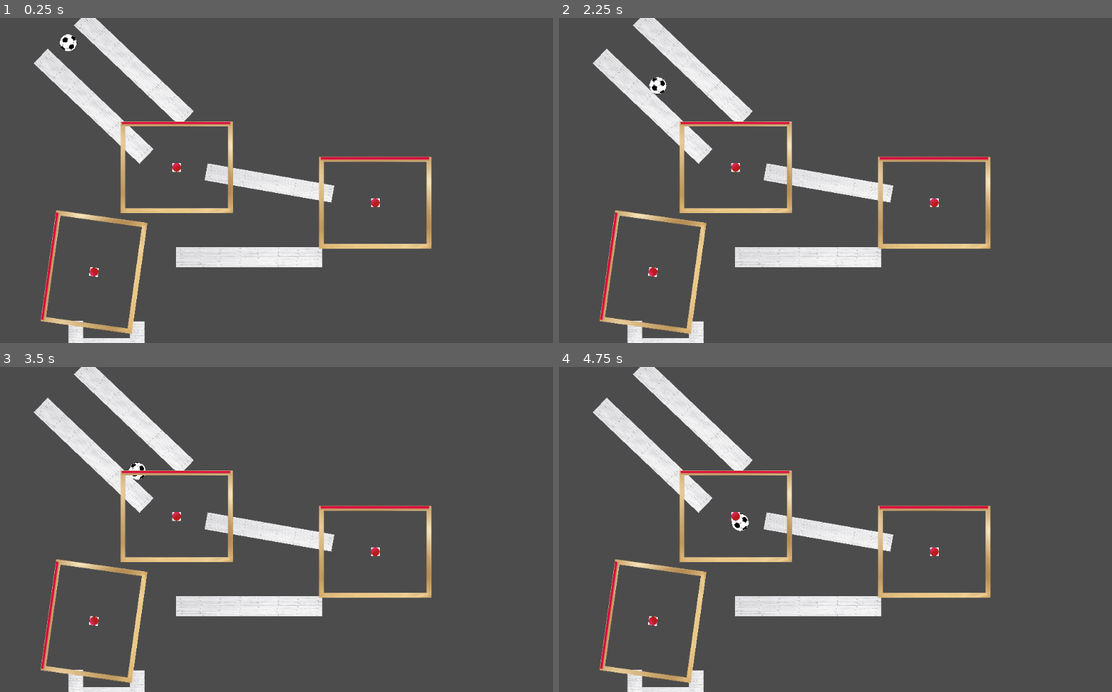
Above: before the commit, frames 1-4 (two rows, left to right).
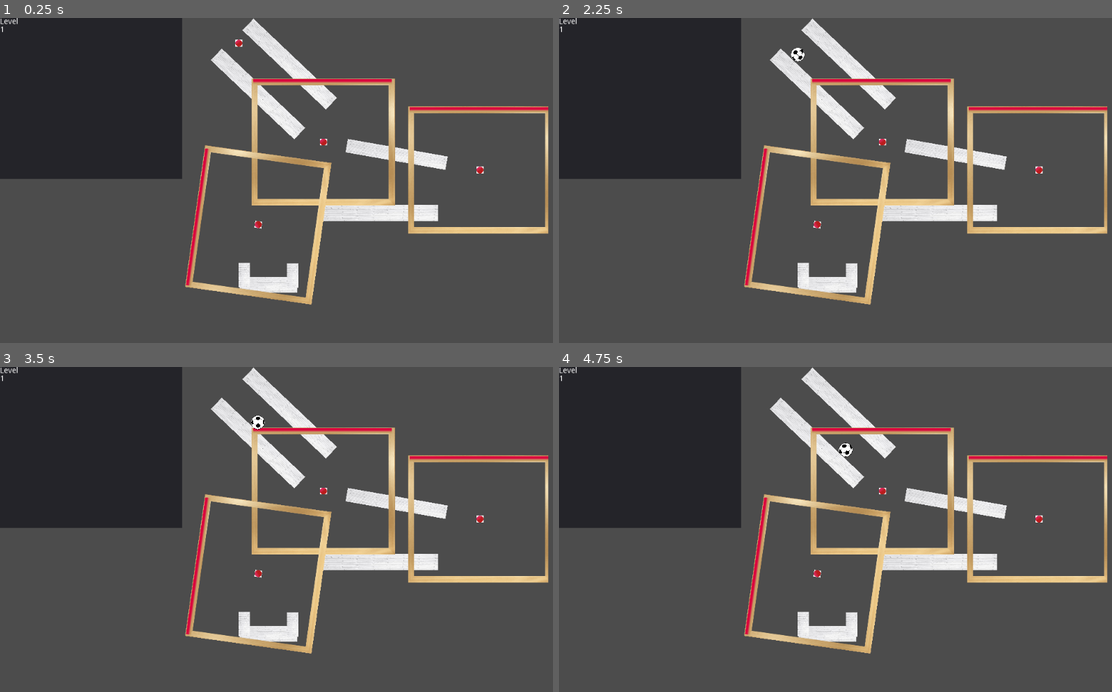
Above: after the commit, the same moments.

Repository: MariusDoe/DropInShapes
Game: Godot game, scene res://UI.tscn
The game is run twice, just before and just after one commit, with the same random seed, the same clock (stepped at 60 frames per second) and the same inputs. Before the commit the project starts from res://Main.tscn.
Inputs (mouse positions are in pixels of both pictures, inside the frame that each line leads up to):
- Up to frame 1 (0.25 s): no input
- Up to frame 2 (2.25 s): move the mouse to (957, 164) at 0.52 s; click (957, 164) at 0.67 s; move the mouse to (724, 196) at 1.27 s; click (724, 196) at 1.42 s; move the mouse to (890, 109) at 2.02 s; click (890, 109) at 2.17 s
- Up to frame 3 (3.5 s): move the mouse to (248, 594) at 2.77 s; click (248, 594) at 2.92 s
- Up to frame 4 (4.75 s): move the mouse to (1006, 578) at 3.52 s; click (1006, 578) at 3.67 s; move the mouse to (669, 480) at 4.27 s; click (669, 480) at 4.42 s

The runs differ from the first frame. In frame 1, 32% of the frame differs, in the area x 0-100%, y 0-100%; in frame 2, 32%; in frame 3, 32%; in frame 4, 32%.
Error after the commit: Invalid get index '0' (on base: 'Array'). (res://Draw.gd:86)

Commit message:
fixed collision of drawn statics, added ball anchor, added proper scaling of anchors

Diff:
--- /dev/null
+++ b/src/Anchor.gd
@@ -0,0 +1,6 @@
+extends Node2D
+
+class_name Anchor
+
+func set_size(size):
+	$Border.scale = size / $Border.texture.get_size()
--- a/src/Anchor.tscn
+++ b/src/Anchor.tscn
@@ -1,16 +1,19 @@
-[gd_scene load_steps=3 format=2]
+[gd_scene load_steps=4 format=2]
 
 [ext_resource path="res://Anchor.png" type="Texture" id=1]
 [ext_resource path="res://Rahmen.png" type="Texture" id=2]
+[ext_resource path="res://Anchor.gd" type="Script" id=3]
 
 [node name="Anchor" type="Node2D"]
+script = ExtResource( 3 )
 
 [node name="Position2D" type="Position2D" parent="."]
 
-[node name="Sprite" type="Sprite" parent="."]
+[node name="Center" type="Sprite" parent="."]
 scale = Vector2( 0.04, 0.04 )
 texture = ExtResource( 1 )
 
-[node name="Sprite2" type="Sprite" parent="."]
+[node name="Border" type="Sprite" parent="."]
+position = Vector2( -0.667419, 0 )
 scale = Vector2( 0.3, 0.3 )
 texture = ExtResource( 2 )
--- /dev/null
+++ b/src/Ball.gd
@@ -0,0 +1,6 @@
+extends Node2D
+
+class_name Ball
+
+func set_position(pos):
+	$RigidBody2D.position = pos
--- a/src/Ball.tscn
+++ b/src/Ball.tscn
@@ -1,11 +1,13 @@
-[gd_scene load_steps=3 format=2]
+[gd_scene load_steps=4 format=2]
 
 [ext_resource path="res://football.webp" type="Texture" id=1]
+[ext_resource path="res://Ball.gd" type="Script" id=2]
 
 [sub_resource type="CircleShape2D" id=1]
 radius = 15.8015
 
 [node name="Ball" type="Node2D"]
+script = ExtResource( 2 )
 
 [node name="RigidBody2D" type="RigidBody2D" parent="."]
 position = Vector2( -1.02667, 0 )
--- /dev/null
+++ b/src/BallAnchor.gd
@@ -0,0 +1,9 @@
+extends Node2D
+
+class_name BallAnchor
+
+func hide():
+	$Center.hide()
+
+func show():
+	$Center.show()
--- /dev/null
+++ b/src/BallAnchor.tscn
@@ -0,0 +1,13 @@
+[gd_scene load_steps=3 format=2]
+
+[ext_resource path="res://Anchor.png" type="Texture" id=1]
+[ext_resource path="res://BallAnchor.gd" type="Script" id=2]
+
+[node name="BallAnchor" type="Node2D"]
+script = ExtResource( 2 )
+
+[node name="Position2D" type="Position2D" parent="."]
+
+[node name="Center" type="Sprite" parent="."]
+scale = Vector2( 0.04, 0.04 )
+texture = ExtResource( 1 )
--- a/src/Draw.gd
+++ b/src/Draw.gd
@@ -7,6 +7,9 @@
 
 var image: Image
 var points: Array
+
+func get_size():
+	return image.get_size()
 
 func clear():
 	image = Image.new()
@@ -26,8 +29,7 @@
 func _on_Draw_gui_input(event: InputEvent):
 	if event is InputEventMouseMotion:
 		if event.button_mask & BUTTON_LEFT:
-			var pos = event.position - rect_position
-			pos.x += image.get_size().x
+			var pos = event.position
 			if last_valid:
 				draw_line_image(last, pos)
 			last = pos
@@ -39,6 +41,7 @@
 			clear()
 		else:
 			emit_signal("done_drawing")
+
 
 var color = Color.black
 
@@ -63,9 +66,49 @@
 	set_image_on_texture()
 
 func get_collision_polygon():
-	var poly = CollisionPolygon.new()
-	poly.polygon.append_array(points)
+	var convex = ConvexPolygonShape2D.new()
+	convex.set_point_cloud(PoolVector2Array(points))
+	var poly = CollisionPolygon2D.new()
+	poly.polygon = convex.points
 	return poly
+
+func get_angle(a: Vector2, b: Vector2):
+	return (b - a).angle()
+
+func get_poly(a, b):
+	var poly = CollisionPolygon2D.new()
+	var offset = image.get_size() / 2
+	poly.polygon = PoolVector2Array([a - offset, b - offset])
+	return poly
+
+func get_collision_polygons(min_angle):
+	var polys = []
+	var a = points[0]
+	var i = 0
+	var break_outer = false
+	while not break_outer:
+		i += 1
+		if i >= len(points):
+			break_outer = true
+			break
+		var b = points[i]
+		var orig_angle = get_angle(a, b)
+		if b == a:
+			continue
+		while true:
+			i += 1
+			if i >= len(points):
+				break_outer = true
+				break
+			var c = points[i]
+			if abs(orig_angle - get_angle(c, a)) >= min_angle:
+				polys.append(get_poly(a, b))
+				a = b
+				break
+	var last_point = points[len(points) - 1]
+	if a != last_point:
+		polys.append(get_poly(a, last_point))
+	return polys
 
 func get_image():
 	return image
--- a/src/GameController.gd
+++ b/src/GameController.gd
@@ -3,21 +3,53 @@
 var main: Node2D
 var camera: MainViewportCamera
 var draw: Draw
+var ballScn = preload("res://Ball.tscn")
+var ball: Ball
+var ball_anchor: BallAnchor
+var anchors: Array
 
 func _ready():
-	main = get_node("VBoxContainer/MainViewportContainer/Viewport/Main")
-	draw = get_node("VBoxContainer/HBoxContainer/Draw")
-	camera = get_node("VBoxContainer/MainViewportContainer/Viewport/Camera2D")
+	main = get_node("HBoxContainer/MainViewportContainer/Viewport/Main")
+	draw = get_node("HBoxContainer/VBoxContainer/Draw")
+	camera = get_node("HBoxContainer/MainViewportContainer/Viewport/Camera2D")
+	anchors = []
+	var anchor_size = draw.get_size()
+	for child in main.get_children():
+		if child is Anchor:
+			anchors.append(child)
+			child.set_size(anchor_size)
+		if child is BallAnchor:
+			ball_anchor = child
 	camera.show_size(Vector2(850, 700))
 
 func _on_Draw_done_drawing():
-	add_drawn_static(Vector2(500, 500))
+	add_drawn_to_anchors()
+	drop()
 
-func add_drawn_static(position):
-	var poly = draw.get_collision_polygon()
+func drop():
+	var ball = ballScn.instance()
+	main.add_child(ball)
+	ball.set_position(ball_anchor.position)
+	ball_anchor.hide()
+
+func add_drawn_to_anchors():
+	for anchor in anchors:
+		add_drawn_static(anchor)
+
+func add_drawn_static(anchor):
+	var polys = draw.get_collision_polygons(deg2rad(2))
+	var img = draw.get_image()
 	var node = Node2D.new()
 	var body = StaticBody2D.new()
-	body.add_child(poly)
+	var sprite = Sprite.new()
+	var tex = ImageTexture.new()
+	tex.create_from_image(img)
+	sprite.texture = tex
+	for poly in polys:
+		body.add_child(poly)
+	body.add_child(sprite)
 	node.add_child(body)
 	main.add_child(node)
-	body.position = position
+	body.position = anchor.position
+	body.rotation = anchor.rotation
+	body.scale = anchor.scale
--- a/src/Main.tscn
+++ b/src/Main.tscn
@@ -1,13 +1,10 @@
 [gd_scene load_steps=4 format=2]
 
-[ext_resource path="res://Ball.tscn" type="PackedScene" id=1]
+[ext_resource path="res://BallAnchor.tscn" type="PackedScene" id=1]
 [ext_resource path="res://Obstacle.tscn" type="PackedScene" id=2]
 [ext_resource path="res://Anchor.tscn" type="PackedScene" id=3]
 
 [node name="Main" type="Node2D"]
-
-[node name="Ball" parent="." instance=ExtResource( 1 )]
-position = Vector2( 126.561, 42.6665 )
 
 [node name="Obstacle" parent="." instance=ExtResource( 2 )]
 position = Vector2( 246.285, 92.9697 )
@@ -49,3 +46,6 @@
 [node name="Anchor3" parent="." instance=ExtResource( 3 )]
 position = Vector2( 172.913, 468.916 )
 rotation = -1.43117
+
+[node name="BallAnchor" parent="." instance=ExtResource( 1 )]
+position = Vector2( 127.477, 44.0497 )
--- a/src/MainViewportContainer.gd
+++ b/src/MainViewportContainer.gd
@@ -1,4 +1,4 @@
 extends ViewportContainer
 
-func _draw():
+func _ready():
 	get_node("Viewport").size = rect_size
--- a/src/UI.tscn
+++ b/src/UI.tscn
@@ -1,12 +1,15 @@
-[gd_scene load_steps=4 format=2]
+[gd_scene load_steps=6 format=2]
 
 [ext_resource path="res://MainViewportContainer.gd" type="Script" id=1]
 [ext_resource path="res://Main.tscn" type="PackedScene" id=2]
 [ext_resource path="res://Camera2D.gd" type="Script" id=3]
+[ext_resource path="res://Draw.gd" type="Script" id=4]
+[ext_resource path="res://GameController.gd" type="Script" id=5]
 
 [node name="UI" type="Control"]
 anchor_right = 1.0
 anchor_bottom = 1.0
+script = ExtResource( 5 )
 __meta__ = {
 "_edit_use_anchors_": false
 }
@@ -18,6 +21,9 @@
 margin_bottom = -0.200001
 size_flags_horizontal = 3
 size_flags_vertical = 3
+__meta__ = {
+"_edit_use_anchors_": false
+}
 
 [node name="VBoxContainer" type="VBoxContainer" parent="HBoxContainer"]
 margin_right = 335.0
@@ -42,12 +48,13 @@
 "_edit_use_anchors_": false
 }
 
-[node name="TextureRect" type="TextureRect" parent="HBoxContainer/VBoxContainer"]
+[node name="Draw" type="TextureRect" parent="HBoxContainer/VBoxContainer"]
 margin_top = 301.0
 margin_right = 335.0
 margin_bottom = 599.0
 size_flags_horizontal = 3
 size_flags_vertical = 3
+script = ExtResource( 4 )
 
 [node name="MainViewportContainer" type="ViewportContainer" parent="HBoxContainer"]
 margin_left = 339.0
@@ -59,7 +66,7 @@
 script = ExtResource( 1 )
 
 [node name="Viewport" type="Viewport" parent="HBoxContainer/MainViewportContainer"]
-size = Vector2( 300, 200 )
+size = Vector2( 1, 1 )
 handle_input_locally = false
 render_target_update_mode = 3
 
@@ -67,3 +74,5 @@
 
 [node name="Camera2D" type="Camera2D" parent="HBoxContainer/MainViewportContainer/Viewport"]
 script = ExtResource( 3 )
+[connection signal="done_drawing" from="HBoxContainer/VBoxContainer/Draw" to="." method="_on_Draw_done_drawing"]
+[connection signal="gui_input" from="HBoxContainer/VBoxContainer/Draw" to="HBoxContainer/VBoxContainer/Draw" method="_on_Draw_gui_input"]
--- a/src/project.godot
+++ b/src/project.godot
@@ -9,6 +9,21 @@
 config_version=4
 
 _global_script_classes=[ {
+"base": "Node2D",
+"class": "Anchor",
+"language": "GDScript",
+"path": "res://Anchor.gd"
+}, {
+"base": "Node2D",
+"class": "Ball",
+"language": "GDScript",
+"path": "res://Ball.gd"
+}, {
+"base": "Node2D",
+"class": "BallAnchor",
+"language": "GDScript",
+"path": "res://BallAnchor.gd"
+}, {
 "base": "TextureRect",
 "class": "Draw",
 "language": "GDScript",
@@ -20,6 +35,9 @@
 "path": "res://Camera2D.gd"
 } ]
 _global_script_class_icons={
+"Anchor": "",
+"Ball": "",
+"BallAnchor": "",
 "Draw": "",
 "MainViewportCamera": ""
 }
@@ -27,7 +45,7 @@
 [application]
 
 config/name="Src"
-run/main_scene="res://Main.tscn"
+run/main_scene="res://UI.tscn"
 config/icon="res://icon.png"
 
 [display]
